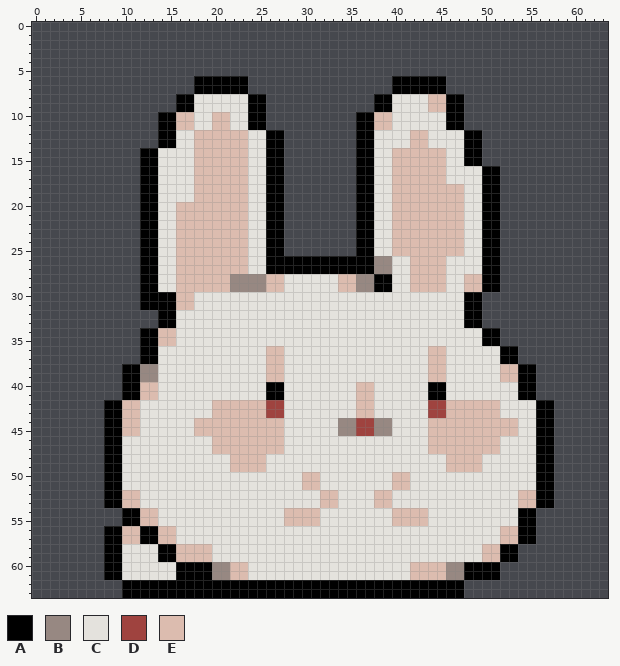
One commit to this pixel-art sprite: sprites/spr_bunny/layers/58d269f5-59e7-4de1-80ec-d59cf74fc984/58179136-eb66-4a10-ac96-9adf216e0b53.png. The first picture shows the starting point.
The file is 64x64 pixels.
Palette (. is transparent): A #000000  B #978882  C #e4e2dd  D #9f433f  E #dcbcaf
Pixels before (only the part around the change), first column x 0:
 0 ................................................................
 1 ................................................................
 2 ................................................................
 3 ................................................................
 4 ................................................................
 5 ................................................................
 6 ..................AAAAAA................AAAAAA..................
 7 ..................AAAAAA................AAAAAA..................
 8 ................AACCCCCCAA............AACCCCEEAA................
 9 ................AACCCCCCAA............AACCCCEEAA................
10 ..............AAEECCEECCAA..........AAEECCCCCCAA................
11 ..............AAEECCEECCAA..........AAEECCCCCCAA................
12 ..............AACCEEEEEECCAA........AACCCCEECCCCAA..............
13 ..............AACCEEEEEECCAA........AACCCCEECCCCAA..............
14 ............AACCCCEEEEEECCAA........AACCEEEEEECCAA..............
15 ............AACCCCEEEEEECCAA........AACCEEEEEECCAA..............
16 ............AACCCCEEEEEECCAA........AACCEEEEEECCCCAA............
17 ............AACCCCEEEEEECCAA........AACCEEEEEECCCCAA............
18 ............AACCCCEEEEEECCAA........AACCEEEEEEEECCAA............
19 ............AACCCCEEEEEECCAA........AACCEEEEEEEECCAA............
20 ............AACCEEEEEEEECCAA........AACCEEEEEEEECCAA............
21 ............AACCEEEEEEEECCAA........AACCEEEEEEEECCAA............
22 ............AACCEEEEEEEECCAA........AACCEEEEEEEECCAA............
23 ............AACCEEEEEEEECCAA........AACCEEEEEEEECCAA............
24 ............AACCEEEEEEEECCAA........AACCEEEEEEEECCAA............
25 ............AACCEEEEEEEECCAA........AACCEEEEEEEECCAA............
26 ............AACCEEEEEEEECCAAAAAAAAAAAABBCCEEEECCCCAA............
27 ............AACCEEEEEEEECCAAAAAAAAAAAABBCCEEEECCCCAA............
28 ............AACCEEEEEEBBBBEECCCCCCEEBBAACCEEEECCEEAA............
29 ............AACCEEEEEEBBBBEECCCCCCEEBBAACCEEEECCEEAA............
30 ............AAAAEECCCCCCCCCCCCCCCCCCCCCCCCCCCCCCAA..............
31 ............AAAAEECCCCCCCCCCCCCCCCCCCCCCCCCCCCCCAA..............
32 ..............AACCCCCCCCCCCCCCCCCCCCCCCCCCCCCCCCAA..............
33 ..............AACCCCCCCCCCCCCCCCCCCCCCCCCCCCCCCCAA..............
34 ............AAEECCCCCCCCCCCCCCCCCCCCCCCCCCCCCCCCCCAA............
35 ............AAEECCCCCCCCCCCCCCCCCCCCCCCCCCCCCCCCCCAA............
36 ............AACCCCCCCCCCCCEECCCCCCCCCCCCCCCCEECCCCCCAA..........
37 ............AACCCCCCCCCCCCEECCCCCCCCCCCCCCCCEECCCCCCAA..........
38 ..........AABBCCCCCCCCCCCCEECCCCCCCCCCCCCCCCEECCCCCCEEAA........
39 ..........AABBCCCCCCCCCCCCEECCCCCCCCCCCCCCCCEECCCCCCEEAA........
40 ..........AAEECCCCCCCCCCCCAACCCCCCCCEECCCCCCAACCCCCCCCAA........
41 ..........AAEECCCCCCCCCCCCAACCCCCCCCEECCCCCCAACCCCCCCCAA........
42 ........AAEECCCCCCCCEEEEEEDDCCCCCCCCEECCCCCCDDEEEEEECCCCAA......
43 ........AAEECCCCCCCCEEEEEEDDCCCCCCCCEECCCCCCDDEEEEEECCCCAA......
44 ........AAEECCCCCCEEEEEEEEEECCCCCCBBDDBBCCCCEEEEEEEEEECCAA......
45 ........AAEECCCCCCEEEEEEEEEECCCCCCBBDDBBCCCCEEEEEEEEEECCAA......
46 ........AACCCCCCCCCCEEEEEEEECCCCCCCCCCCCCCCCEEEEEEEECCCCAA......
47 ........AACCCCCCCCCCEEEEEEEECCCCCCCCCCCCCCCCEEEEEEEECCCCAA......
48 ........AACCCCCCCCCCCCEEEECCCCCCCCCCCCCCCCCCCCEEEECCCCCCAA......
49 ........AACCCCCCCCCCCCEEEECCCCCCCCCCCCCCCCCCCCEEEECCCCCCAA......
50 ........AACCCCCCCCCCCCCCCCCCCCEECCCCCCCCEECCCCCCCCCCCCCCAA......
51 ........AACCCCCCCCCCCCCCCCCCCCEECCCCCCCCEECCCCCCCCCCCCCCAA......
52 ........AAEECCCCCCCCCCCCCCCCCCCCEECCCCEECCCCCCCCCCCCCCEEAA......
53 ........AAEECCCCCCCCCCCCCCCCCCCCEECCCCEECCCCCCCCCCCCCCEEAA......
54 ..........AAEECCCCCCCCCCCCCCEEEECCCCCCCCEEEECCCCCCCCCCAA........
55 ..........AAEECCCCCCCCCCCCCCEEEECCCCCCCCEEEECCCCCCCCCCAA........
56 ........AAEEAAEECCCCCCCCCCCCCCCCCCCCCCCCCCCCCCCCCCCCEEAA........
57 ........AAEEAAEECCCCCCCCCCCCCCCCCCCCCCCCCCCCCCCCCCCCEEAA........
58 ........AACCCCAAEEEECCCCCCCCCCCCCCCCCCCCCCCCCCCCCCEEAA..........
59 ........AACCCCAAEEEECCCCCCCCCCCCCCCCCCCCCCCCCCCCCCEEAA..........
60 ........AACCCCCCAAAABBEECCCCCCCCCCCCCCCCCCEEEEBBAAAA............
61 ........AACCCCCCAAAABBEECCCCCCCCCCCCCCCCCCEEEEBBAAAA............
62 ..........AAAAAAAAAAAAAAAAAAAAAAAAAAAAAAAAAAAAAA................
63 ..........AAAAAAAAAAAAAAAAAAAAAAAAAAAAAAAAAAAAAA................
The result:
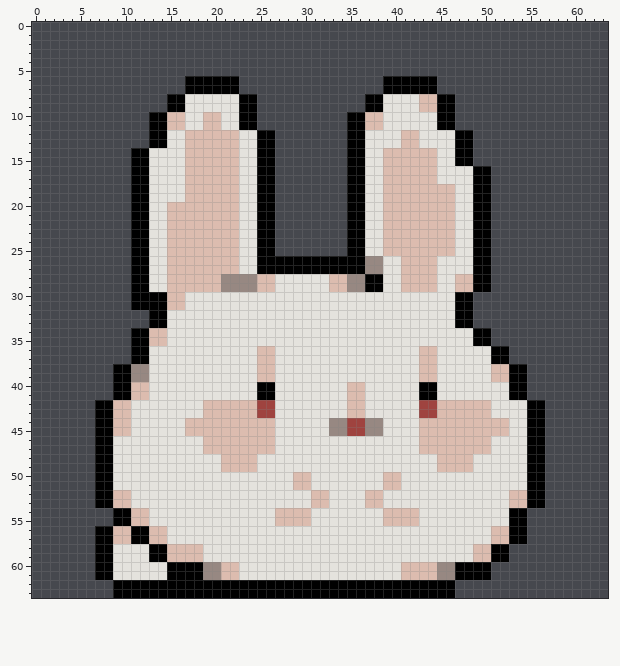
The edit:
Changed rows in their new state; - is an unchanged pixel.
first column x 7:
 6 ----------A-----.---------------A-----.------------
 7 ----------A-----.---------------A-----.------------
 8 --------A-C-----A-.-----------A-C---E-A-.----------
 9 --------A-C-----A-.-----------A-C---E-A-.----------
10 ------A-E-C-E-C-A-.---------A-E-C-----A-.----------
11 ------A-E-C-E-C-A-.---------A-E-C-----A-.----------
12 ------A-C-E-----C-A-.-------A-C---E-C---A-.--------
13 ------A-C-E-----C-A-.-------A-C---E-C---A-.--------
14 ----A-C---E-----C-A-.-------A-C-E-----C-A-.--------
15 ----A-C---E-----C-A-.-------A-C-E-----C-A-.--------
16 ----A-C---E-----C-A-.-------A-C-E-----C---A-.------
17 ----A-C---E-----C-A-.-------A-C-E-----C---A-.------
18 ----A-C---E-----C-A-.-------A-C-E-------C-A-.------
19 ----A-C---E-----C-A-.-------A-C-E-------C-A-.------
20 ----A-C-E-------C-A-.-------A-C-E-------C-A-.------
21 ----A-C-E-------C-A-.-------A-C-E-------C-A-.------
22 ----A-C-E-------C-A-.-------A-C-E-------C-A-.------
23 ----A-C-E-------C-A-.-------A-C-E-------C-A-.------
24 ----A-C-E-------C-A-.-------A-C-E-------C-A-.------
25 ----A-C-E-------C-A-.-------A-C-E-------C-A-.------
26 ----A-C-E-------C-A-----------B-C-E---C---A-.------
27 ----A-C-E-------C-A-----------B-C-E---C---A-.------
28 ----A-C-E-----B---E-C-----E-B-A-C-E---C-E-A-.------
29 ----A-C-E-----B---E-C-----E-B-A-C-E---C-E-A-.------
30 ----A---E-C-----------------------------A-.--------
31 ----A---E-C-----------------------------A-.--------
32 ------A-C-------------------------------A-.--------
33 ------A-C-------------------------------A-.--------
34 ----A-E-C---------------------------------A-.------
35 ----A-E-C---------------------------------A-.------
36 ----A-C-----------E-C---------------E-C-----A-.----
37 ----A-C-----------E-C---------------E-C-----A-.----
38 --A-B-C-----------E-C---------------E-C-----E-A-.--
39 --A-B-C-----------E-C---------------E-C-----E-A-.--
40 --A-E-C-----------A-C-------E-C-----A-C-------A-.--
41 --A-E-C-----------A-C-------E-C-----A-C-------A-.--
42 A-E-C-------E-----D-C-------E-C-----D-E-----C---A-.
43 A-E-C-------E-----D-C-------E-C-----D-E-----C---A-.
44 A-E-C-----E---------C-----B-D-B-C---E---------C-A-.
45 A-E-C-----E---------C-----B-D-B-C---E---------C-A-.
46 A-C---------E-------C---------------E-------C---A-.
47 A-C---------E-------C---------------E-------C---A-.
48 A-C-----------E---C-------------------E---C-----A-.
49 A-C-----------E---C-------------------E---C-----A-.
50 A-C-------------------E-C-------E-C-------------A-.
51 A-C-------------------E-C-------E-C-------------A-.
52 A-E-C-------------------E-C---E-C-------------E-A-.
53 A-E-C-------------------E-C---E-C-------------E-A-.
54 --A-E-C-------------E---C-------E---C---------A-.--
55 --A-E-C-------------E---C-------E---C---------A-.--
56 A-E-A-E-C-----------------------------------E-A-.--
57 A-E-A-E-C-----------------------------------E-A-.--
58 A-C---A-E---C-----------------------------E-A-.----
59 A-C---A-E---C-----------------------------E-A-.----
60 A-C-----A---B-E-C-----------------E---B-A---.------
61 A-C-----A---B-E-C-----------------E---B-A---.------
62 --A-------------------------------------.----------
63 --A-------------------------------------.----------
Changed places in both pictures, as pixel boxes (x1, y1, x2, y2):
changed: (95, 76, 554, 598)
